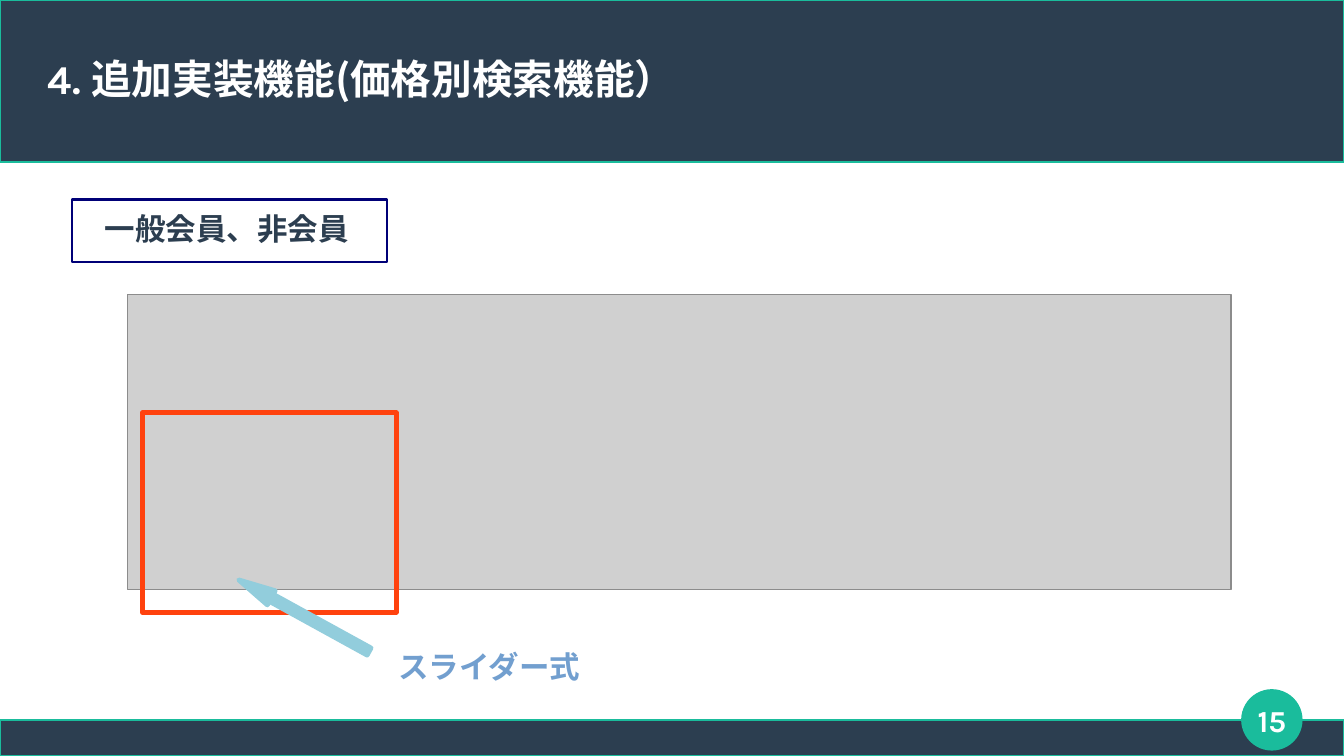
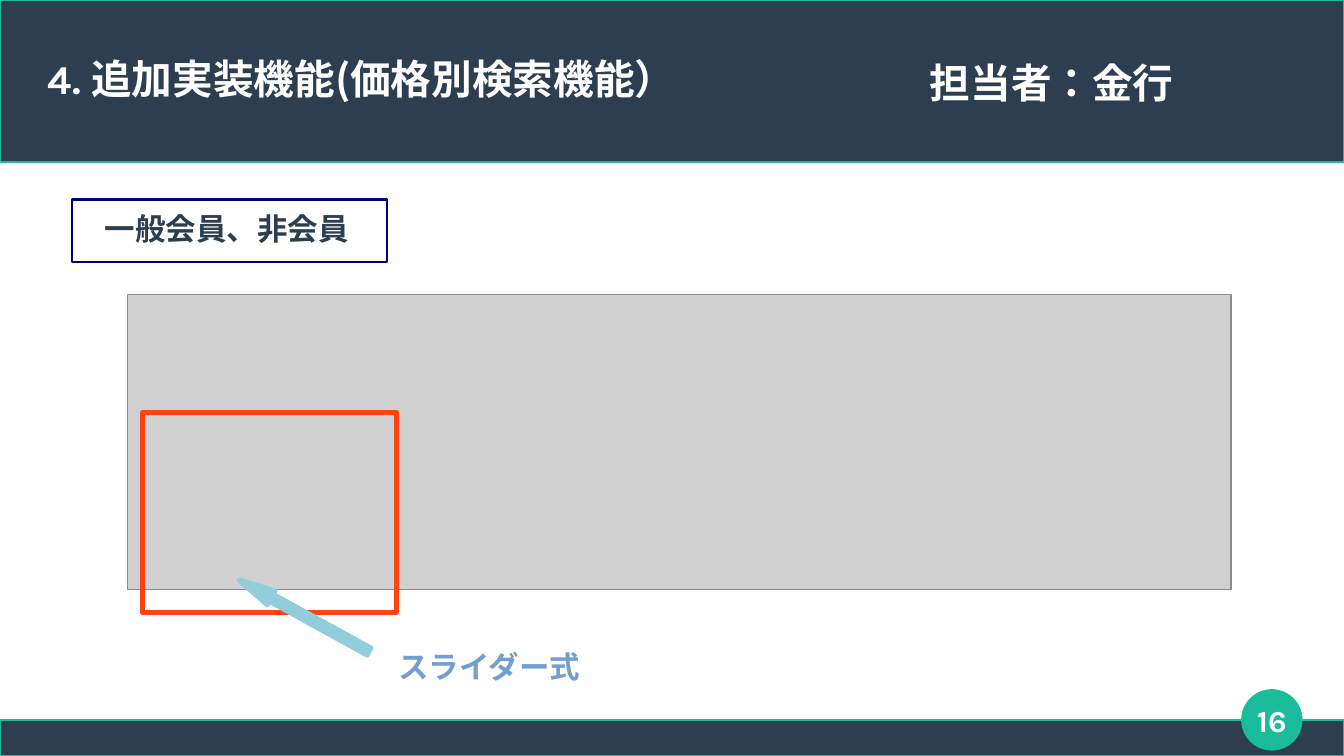
Before and after one commit to connk95/Shared-Shop, a slide deck: slide 16 of TeamUzawa_Sharing_ProjectFile/発表用スライド_チーム鵜澤.odp (slide 15 before the commit). Drawn at 1344x756 pixels with LibreOffice and Linux fonts; fonts in the diff are those of the drawing; grey boxes stand for pictures. Boxes give left, top, right and bottom in pixels: in the first picture for what was removed or moved away, otherwise in the second. Text is boxed around its words. In the diff, an @@ line names an element or a change of style, - is before the commit and + after.

```diff
--- a/TeamUzawa_Sharing_ProjectFile/発表用スライド_チーム鵜澤.odp
+++ b/TeamUzawa_Sharing_ProjectFile/発表用スライド_チーム鵜澤.odp
@@ text added at bbox=[930, 63, 1174, 102], 24 pt, text #FFFFFF, bold @@
+担当者：金行
@@ page number at bbox=[1257, 712, 1286, 733]: text changed @@
-15
+16
```
Also in this commit, not shown: 15 other slides changed, 1 slide added.
